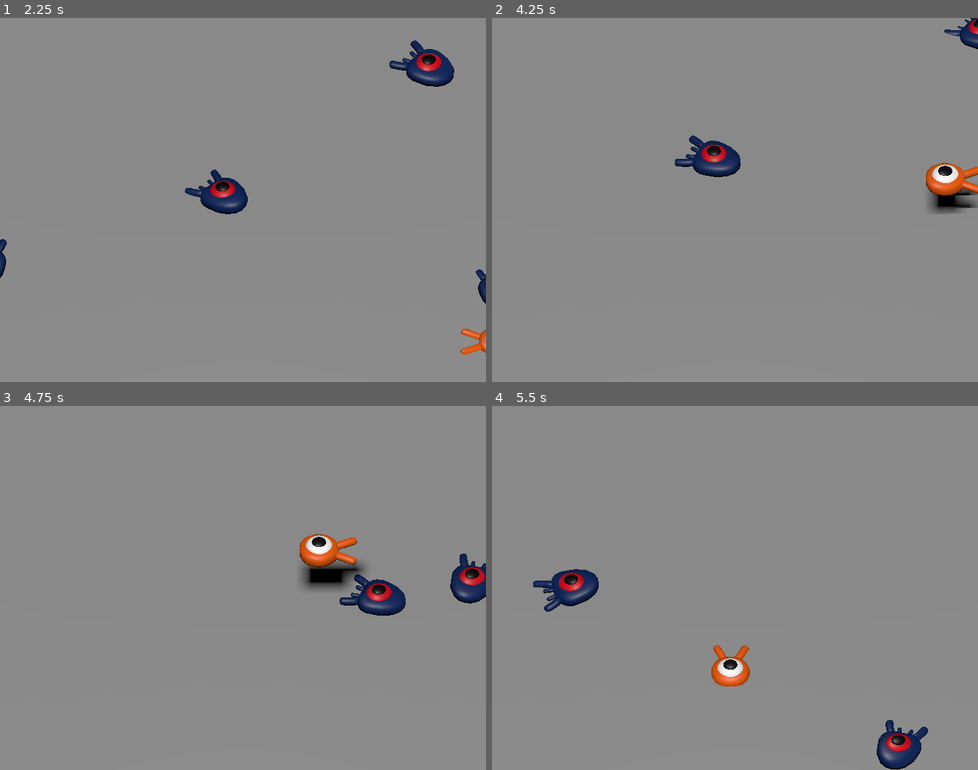
Above: before the commit, frames 1-4 (two rows, left to right).
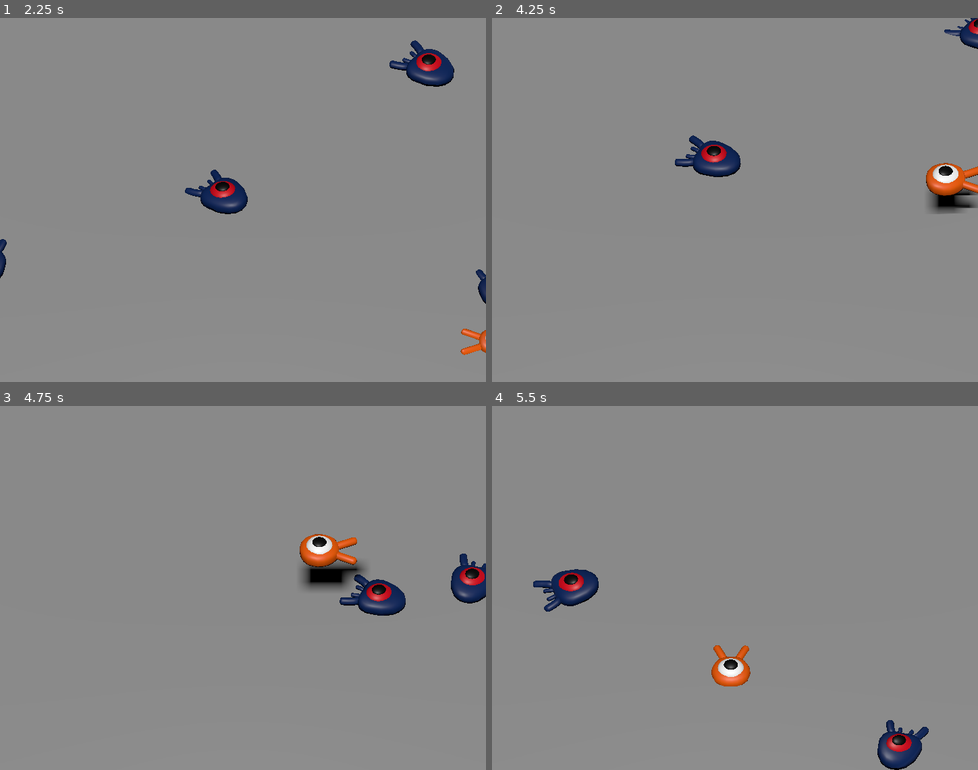
Above: after the commit, the same moments.

Repository: Koccov/squash-the-creeps
Game: Godot game, scene res://main.tscn
The game is run twice, just before and just after one commit, with the same random seed, the same clock (stepped at 60 frames per second) and the same inputs.
Inputs:
- Up to frame 1 (2.25 s): tap Enter at 0.5 s; hold Right (move_right) 0.53-1.28 s; tap Space (jump) at 0.77, 1.52 s; hold Down (move_backward) 1.28-2.03 s; hold Right (move_right) from 2.03 s (still down)
- Up to frame 2 (4.25 s): release Right (move_right) at 2.78 s; hold Up (move_forward) 2.78-3.53 s; tap Space (jump) at 3.02, 3.77 s; hold Left (move_left) from 3.53 s (still down)
- Up to frame 3 (4.75 s): keep holding Left (move_left); tap Space (jump) at 4.52 s
- Up to frame 4 (5.5 s): release Left (move_left) at 5.03 s; hold Down (move_backward) from 5.03 s (still down)

Frame 1 is identical in both runs. In frame 2, less than 0.1% of the frame differs, in the area x 39-100%, y 0-49%; in frame 3, less than 0.1%; in frame 4, 0.2%, in the area x 10-90%, y 44-100%.

Commit message:
make 'hit from above' check more strict

Diff:
--- a/player.gd
+++ b/player.gd
@@ -54,7 +54,7 @@
 		if (collision.get_collider().is_in_group("mob")):
 			var mob = collision.get_collider()
 			# check if hit from above
-			if Vector3.UP.dot(collision.get_normal()) > 0.1:
+			if Vector3.UP.dot(collision.get_normal()) > 0.5:
 				# squash and bounce
 				mob.squash()
 				target_velocity.y = bounce_impulse
